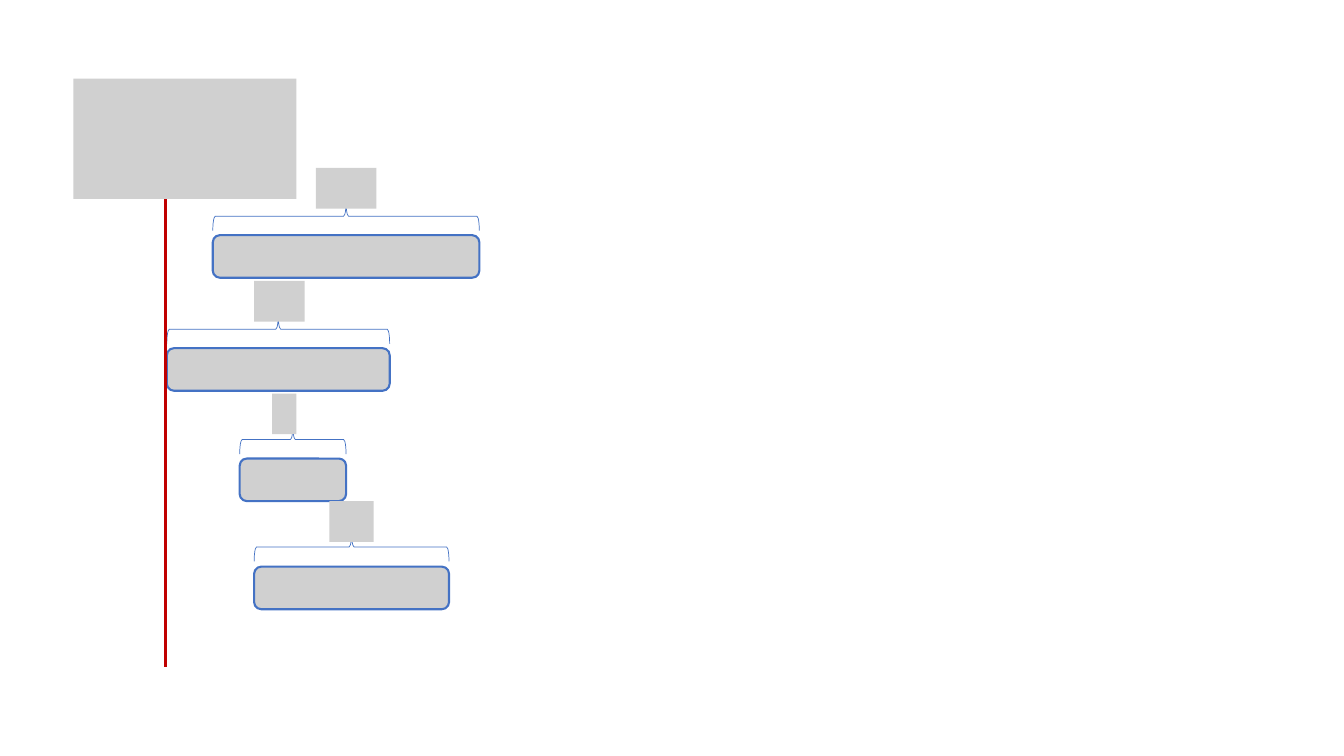
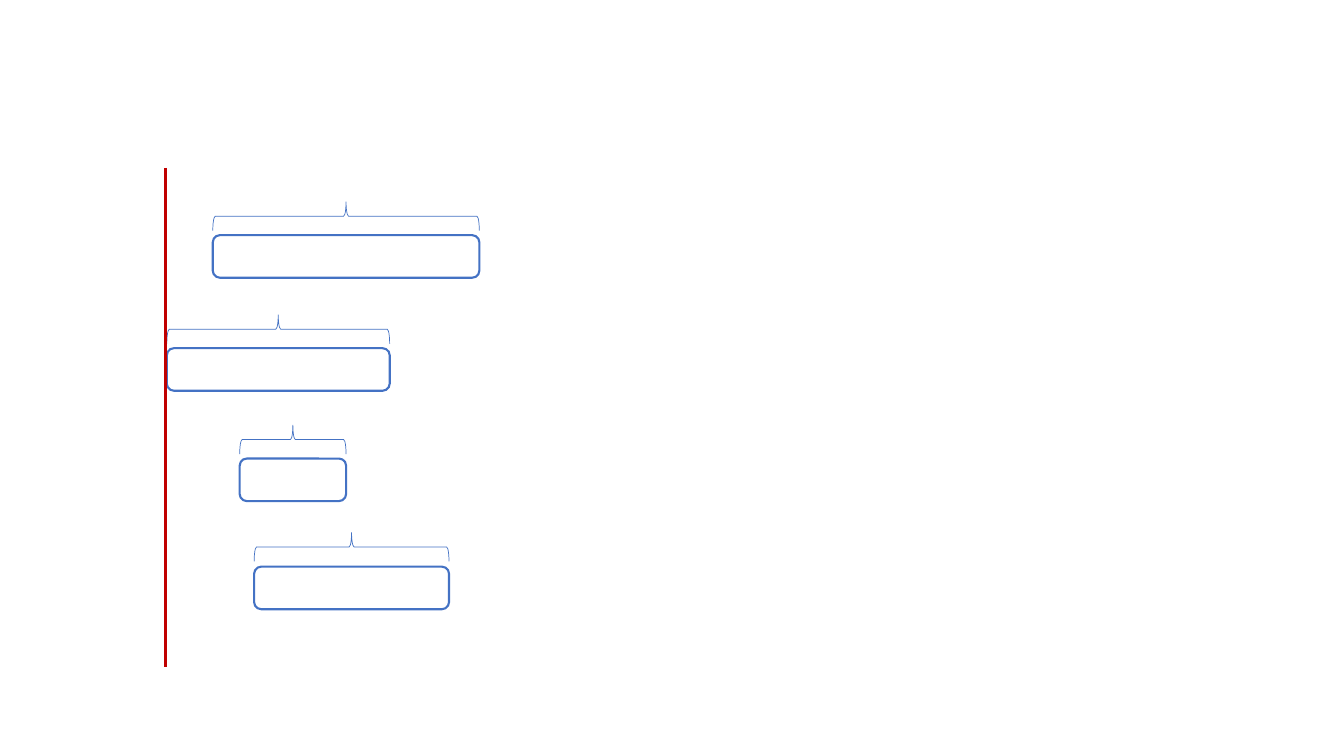
Before and after one commit to djanka2/oms-skript, a slide deck: slide 13 of sketches.pptx. Drawn at 1344x756 pixels with LibreOffice and Linux fonts; fonts in the diff are those of the drawing; grey boxes stand for pictures. Boxes give left, top, right and bottom in pixels: in the first picture for what was removed or moved away, otherwise in the second. Text is boxed around its words. In the diff, an @@ line names an element or a change of style, - is before the commit and + after.

```diff
--- a/sketches.pptx
+++ b/sketches.pptx
@@ group removed at bbox=[74, 79, 479, 609]: 9 pictures @@
@@ proportions changed in 4 elements at bbox=[213, 201, 479, 230], bbox=[167, 315, 390, 344], bbox=[239, 425, 346, 454], bbox=[254, 532, 449, 562] @@
@@ group added at bbox=[167, 235, 479, 609]: 4 rounded rectangles @@
```
Also in this commit, not shown: 12 other slides changed, 4 slides added, 22 other files.
